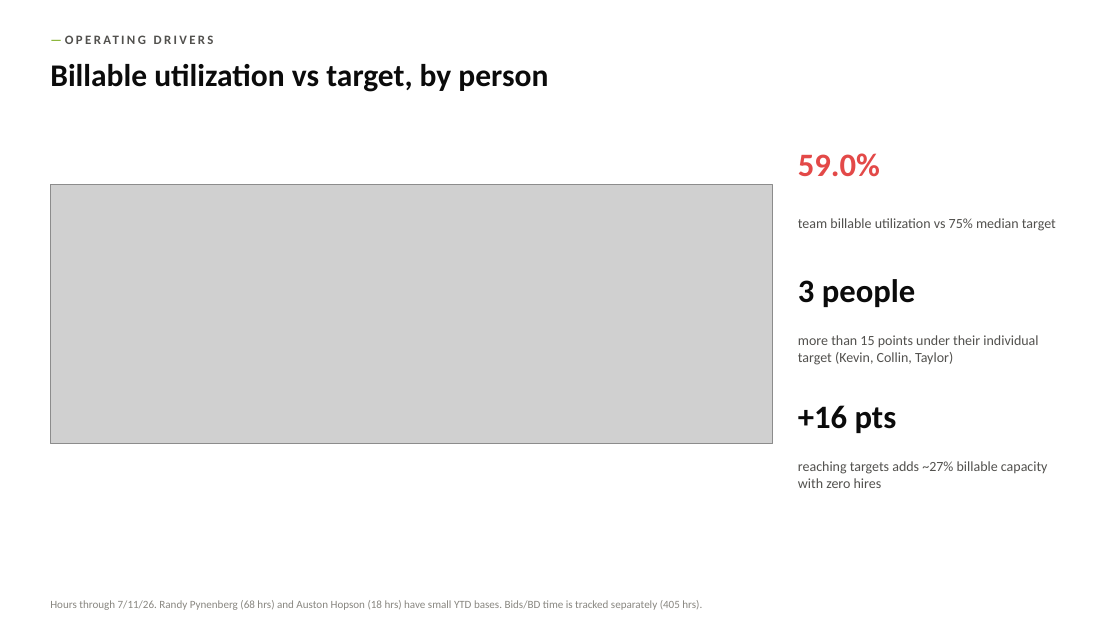
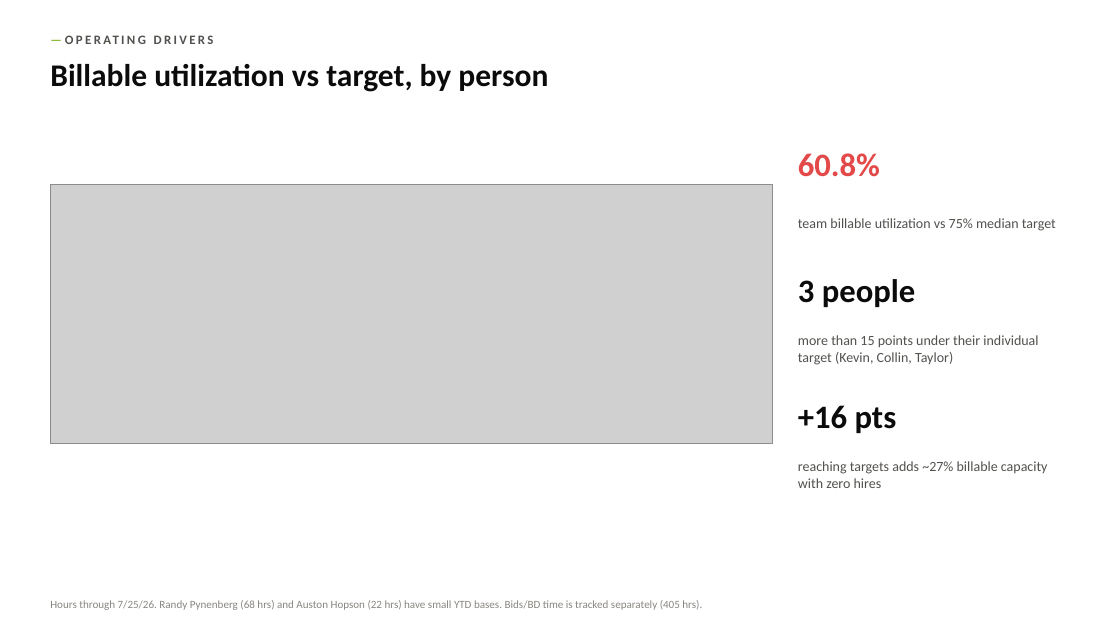
Before and after one commit to codlingjim-debug/CVR---Financial, a slide deck: slide 9 of reports/CVR_Deck_Jun2026.pptx. Drawn at 1120x630 pixels with LibreOffice and Linux fonts; fonts in the diff are those of the drawing; grey boxes stand for pictures. Boxes give left, top, right and bottom in pixels: in the first picture for what was removed or moved away, otherwise in the second. Text is boxed around its words. In the diff, an @@ line names an element or a change of style, - is before the commit and + after.

```diff
--- a/reports/CVR_Deck_Jun2026.pptx
+++ b/reports/CVR_Deck_Jun2026.pptx
@@ text at [798,153,880,177]: text changed @@
-59.0%
+60.8%
@@ text at [50,600,702,610]: text changed @@
-Hours through 7/11/26. Randy Pynenberg (68 hrs) and Auston Hopson (18 hrs) have small YTD bases. Bids/BD time is tracked separately (405 hrs).
+Hours through 7/25/26. Randy Pynenberg (68 hrs) and Auston Hopson (22 hrs) have small YTD bases. Bids/BD time is tracked separately (405 hrs).
```
Also in this commit, not shown: 10 other slides changed, 9 other files.
